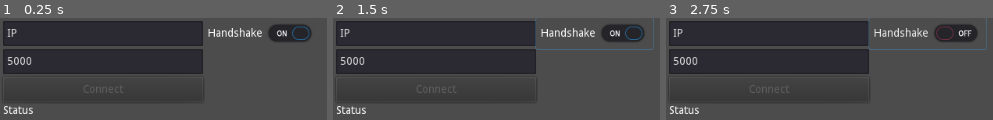
Above: before the commit, frames 1-3 (left to right).
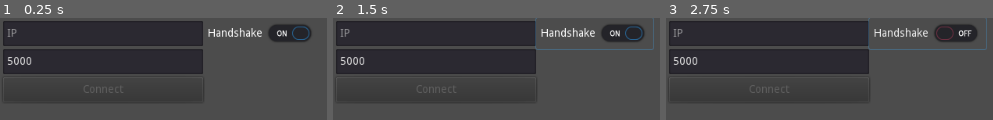
Above: after the commit, the same moments.

Repository: thimenesup/GodotNatTraversal
Game: Godot game, scene res://main.tscn
Two runs of this game, one before a commit and one after it. Both use one fixed random seed, a clock stepped at 60 frames per second and the inputs below.
Inputs:
- Up to frame 1 (0.25 s): no input
- Up to frame 2 (1.5 s): click "Handshake" at 0.5 s; click "Handshake" at 1.25 s
- Up to frame 3 (2.75 s): click "Handshake" at 2 s

The runs differ from the first frame. In frame 1, 0.5% of the frame differs, in the area x 1-11%, y 10-95%; in frame 2, 0.5%; in frame 3, 0.5%.

Commit message:
Fixed client listen port and improved logging

Diff:
--- a/main.tscn
+++ b/main.tscn
@@ -6,11 +6,14 @@
 script/source = "extends Control
 
 
-onready var status : Label = $Status as Label
+onready var status : RichTextLabel = $Status as RichTextLabel
 
 var enable_server : bool = true
 
 var udp_handshake : bool = true
+
+
+var server_connection : bool = true
 
 
 func _ready():
@@ -41,7 +44,10 @@
 
 #Server
 func _player_connected(id):
-	status.text = \"Client connected %s\" % id
+	status.text += \"Client connected %s\\n\" % id
+
+func _player_disconnected(id):
+	status.text += \"Client disconnected %s\\n\" % id
 
 
 master func request_connection(lan_ip):
@@ -53,7 +59,7 @@
 		var port2 = get_tree().network_peer.get_peer_port(ids[1])
 
 		rpc_id(ids[0],\"connect_to\",ip2,port2,port1,true)
-		if ip1 == ip2: #Same IP address, connect peers by LAN
+		if ip1 == ip2 and not ip1.begins_with(\"127\"): #Same IP address, connect peers by LAN #Ignore if its localhost
 			rpc_id(ids[1],\"lan_connect\",lan_ip,port1,port2)
 		else:
 			rpc_id(ids[1],\"connect_to\",ip1,port1,port2,false)
@@ -61,24 +67,26 @@
 
 #Host
 func _client_connected_to_host(id):
-	status.text = \"Client connected %s\" % id
-
-func _player_disconnected(id):
-	status.text = \"Client disconnected %s\" % id
+	status.text += \"Client connected %s\\n\" % id
 
 
 #Client
 func _connected_to_server():
-	status.text = \"Connected to server\"
-	var lan_ip = get_ipv4_lan_ip()
-	rpc_id(1,\"request_connection\",lan_ip)
+	if server_connection:
+		status.text += \"Connected to server\\n\"
+		var lan_ip = get_ipv4_lan_ip()
+		rpc_id(1,\"request_connection\",lan_ip)
+	else:
+		status.text += \"Connected to host\\n\"
 
 func _connection_failed():
-	status.text = \"Connection failed\"
+	status.text += \"Connection failed\\n\"
 
 
 slave func connect_to(ip,port,my_port,is_host):
-	status.text = \"Connecting to %s : %s listening on port %s Is host: %s\" % [ip,port,my_port,is_host]
+	server_connection = false
+
+	status.text += \"Connecting to %s : %s listening on port %s Is host: %s\\n\" % [ip,port,my_port,is_host]
 
 	#get_tree().network_peer.close_connection() #Disconnect from matchmaking server #Apparently redundant?
 
@@ -95,23 +103,25 @@
 		get_tree().connect(\"network_peer_connected\",self,\"_client_connected_to_host\")
 		net.create_server(my_port)
 	else:
-		net.create_client(ip,port,my_port)
+		net.create_client(ip,port,0,0,my_port)
 	get_tree().network_peer = net
 
 
 slave func lan_connect(lan_ip,port,my_port):
+	server_connection = false
+
 	var net = NetworkedMultiplayerENet.new()
-	net.create_client(lan_ip,port,my_port)
+	net.create_client(lan_ip,port,0,0,my_port)
 	get_tree().network_peer = net
 
 
 
-func get_ipv4_lan_ip():
+func get_ipv4_lan_ip() -> String:
 	var ips = IP.get_local_addresses()
 	for ip in ips:
 		if ip.begins_with(\"192\"):
 			return ip
-	return null
+	return \"\"
 "
 _sections_unfolded = [ "Resource" ]
 
@@ -145,16 +155,16 @@
 mouse_default_cursor_shape = 1
 size_flags_horizontal = 1
 size_flags_vertical = 1
-text = "IP"
 secret_character = "*"
 focus_mode = 2
 context_menu_enabled = true
 clear_button_enabled = false
+placeholder_text = "IP"
 placeholder_alpha = 0.6
 caret_blink = false
 caret_blink_speed = 0.65
 caret_position = 0
-_sections_unfolded = [ "Rect" ]
+_sections_unfolded = [ "Placeholder", "Rect" ]
 
 [node name="Handshake" type="CheckButton" parent="."]
 anchor_left = 0.0
@@ -204,11 +214,12 @@
 focus_mode = 2
 context_menu_enabled = true
 clear_button_enabled = false
+placeholder_text = "Port"
 placeholder_alpha = 0.6
 caret_blink = false
 caret_blink_speed = 0.65
 caret_position = 0
-_sections_unfolded = [ "Rect" ]
+_sections_unfolded = [ "Placeholder", "Rect" ]
 
 [node name="Connect" type="Button" parent="."]
 anchor_left = 0.0
@@ -236,7 +247,7 @@
 align = 1
 _sections_unfolded = [ "Rect" ]
 
-[node name="Status" type="Label" parent="."]
+[node name="Status" type="RichTextLabel" parent="."]
 anchor_left = 0.0
 anchor_top = 0.0
 anchor_right = 0.0
@@ -244,20 +255,25 @@
 margin_left = 4.0
 margin_top = 112.0
 margin_right = 260.0
-margin_bottom = 143.0
-rect_pivot_offset = Vector2( 0, 0 )
-rect_clip_content = false
-mouse_filter = 2
-mouse_default_cursor_shape = 0
-size_flags_horizontal = 1
-size_flags_vertical = 4
-text = "Status
-"
-valign = 1
+margin_bottom = 368.0
+rect_pivot_offset = Vector2( 0, 0 )
+rect_clip_content = true
+mouse_filter = 0
+mouse_default_cursor_shape = 0
+size_flags_horizontal = 1
+size_flags_vertical = 1
+bbcode_enabled = false
+bbcode_text = ""
+visible_characters = -1
 percent_visible = 1.0
-lines_skipped = 0
-max_lines_visible = -1
-_sections_unfolded = [ "Rect" ]
+meta_underlined = true
+tab_size = 4
+text = ""
+scroll_active = true
+scroll_following = true
+selection_enabled = false
+override_selected_font_color = false
+_sections_unfolded = [ "BBCode", "Rect", "custom_styles/normal" ]
 
 [connection signal="toggled" from="Handshake" to="." method="_on_Handshake_toggled"]
 [connection signal="pressed" from="Connect" to="." method="_on_Connect_pressed"]
